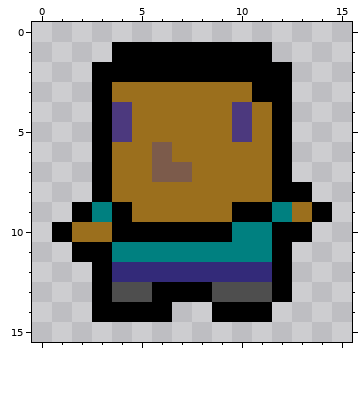
Pixel-art sprite -- resources/player5.png. Above is the file before it was changed.
The file is 16x16 pixels.
After:
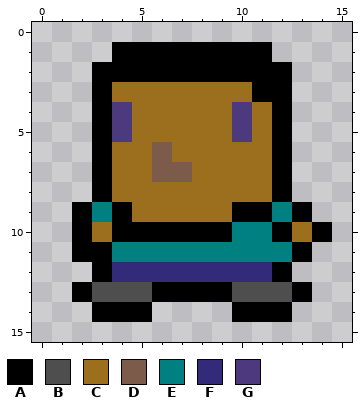
Palette (. is transparent): A #000000  B #4e4e4e  C #9b6f1d  D #7c5b4b  E #008080  F #332a79  G #4c397e
From old to new:
@@ x 0..15 @@
  7 ...ACCDDCCCCA...
- 8 ...ACCCCCCCCAA..
- 9 ..AEACCCCCAAECA.
-10 .ACCAAAAAAEEAA..
-11 ..AAEEEEEEEEA...
+ 8 ...ACCCCCCCCA...
+ 9 ..AEACCCCCAAEA..
+10 ..ACAAAAAAEEACA.
+11 ..AAEEEEEEEEEA..
 12 ...AFFFFFFFFA...
-13 ...ABBAAABBBA...
-14 ...AAAA..AAA....
+13 ..ABBBAAAABBBA..
+14 ...AAA....AAA...
 15 ................
